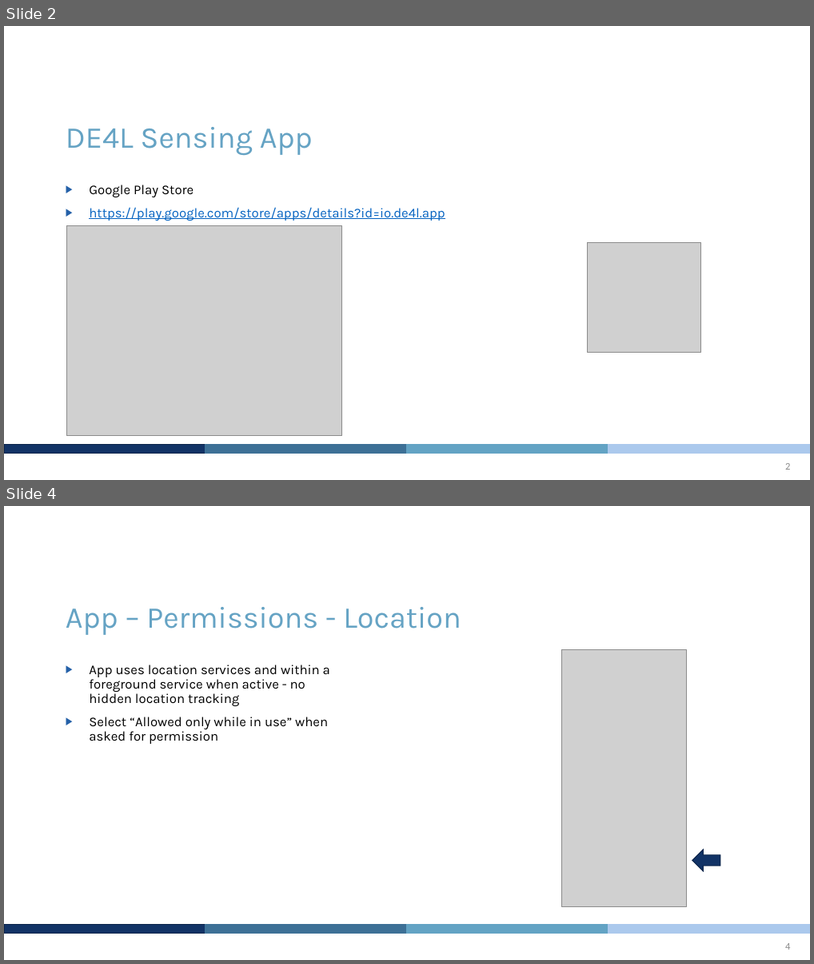
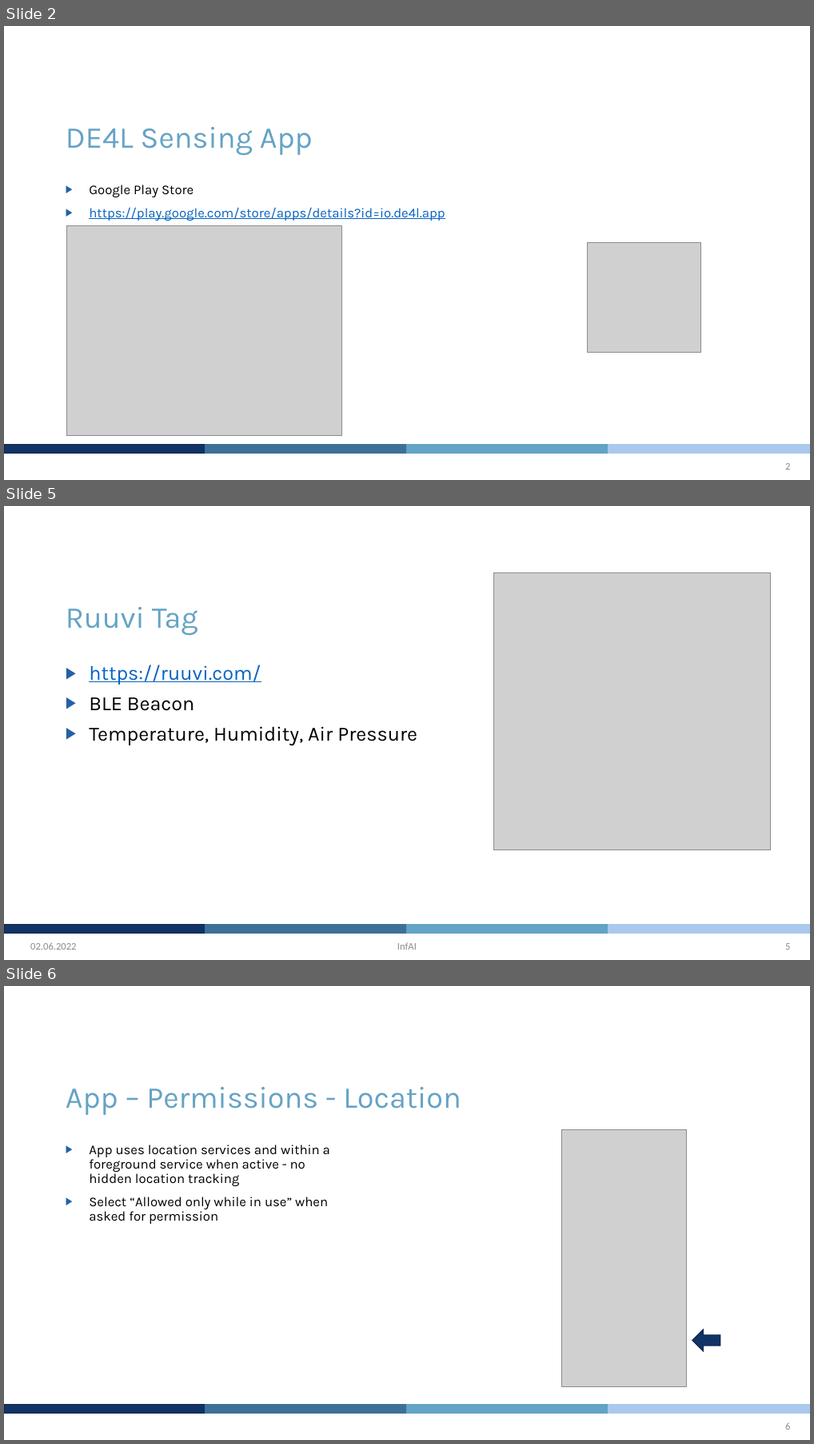
Before and after one commit to DE4L-Project/de4l-sensor-android-app, a slide deck: documentation/quickstart-airbeam2-de4l-app.pptx. Shown one above the other, each under a label of ours: slides 2 and 4 before the commit, slides 2, 5 and 6 after it; the slides between them are not shown. The pictures are 814x964 and 814x1444 pixels, drawn with LibreOffice and Linux fonts; fonts in the diff are those of the drawing; grey boxes stand for pictures; background and template pictures are left out. Boxes give left, top, right and bottom in pixels: in the first picture for what was removed or moved away, otherwise in the second. Text is boxed around its words. In the diff, an @@ line names an element or a change of style, - is before the commit and + after.

```diff
--- a/documentation/quickstart-airbeam2-de4l-app.pptx
+++ b/documentation/quickstart-airbeam2-de4l-app.pptx
@@ slide 5 added at box(4, 506, 810, 960), background #FFFFFF; not listed: 4 template elements that a slide beside it also shows @@
@@ picture added at box(494, 572, 771, 850) @@
@@ title added at box(66, 607, 198, 635), 36 pt, text #65A3C4 @@
+Ruuvi Tag
@@ text added at box(89, 664, 418, 745), 24 pt, text #000000 @@
+▶ https://ruuvi.com/
+▶ BLE Beacon
+▶ Temperature, Humidity, Air Pressure
@@ text added at box(30, 942, 76, 949), 12 pt, text #8C8C8C @@
+02.06.2022
@@ text added at box(398, 942, 417, 949), 12 pt, text #8C8C8C @@
+InfAI
@@ page number added at box(786, 943, 790, 949), 12 pt, text #8C8C8C @@
+5
@@ what was slide 4 is now slide 6 @@
```
Also in this commit, not shown: 9 slides changed, 1 other slide added, 30 other files.
